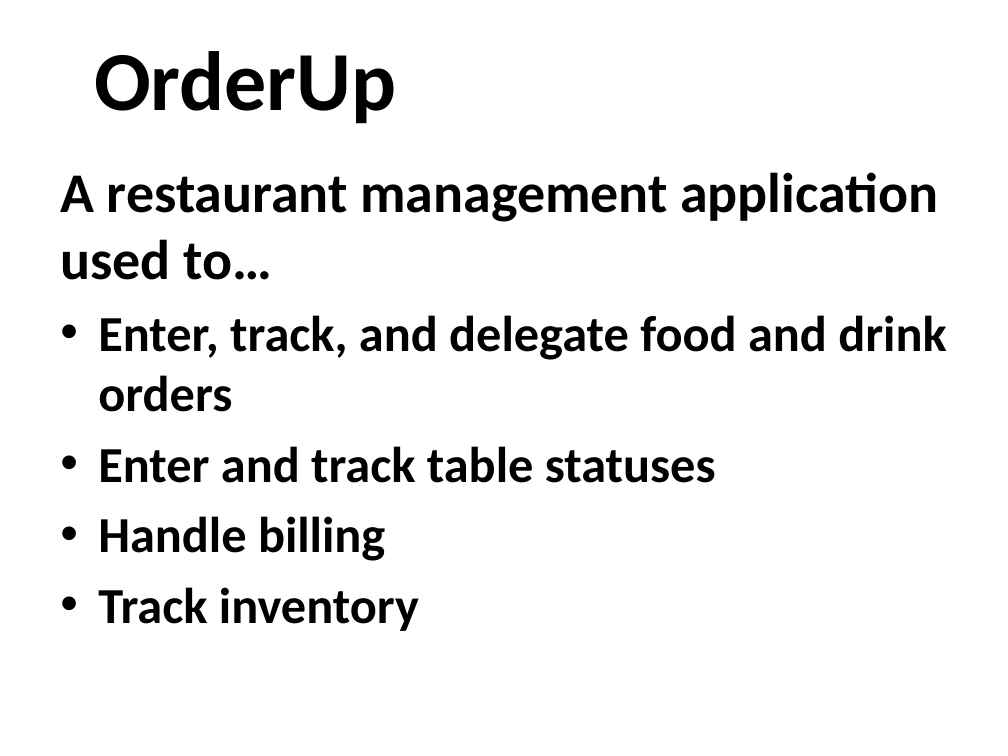
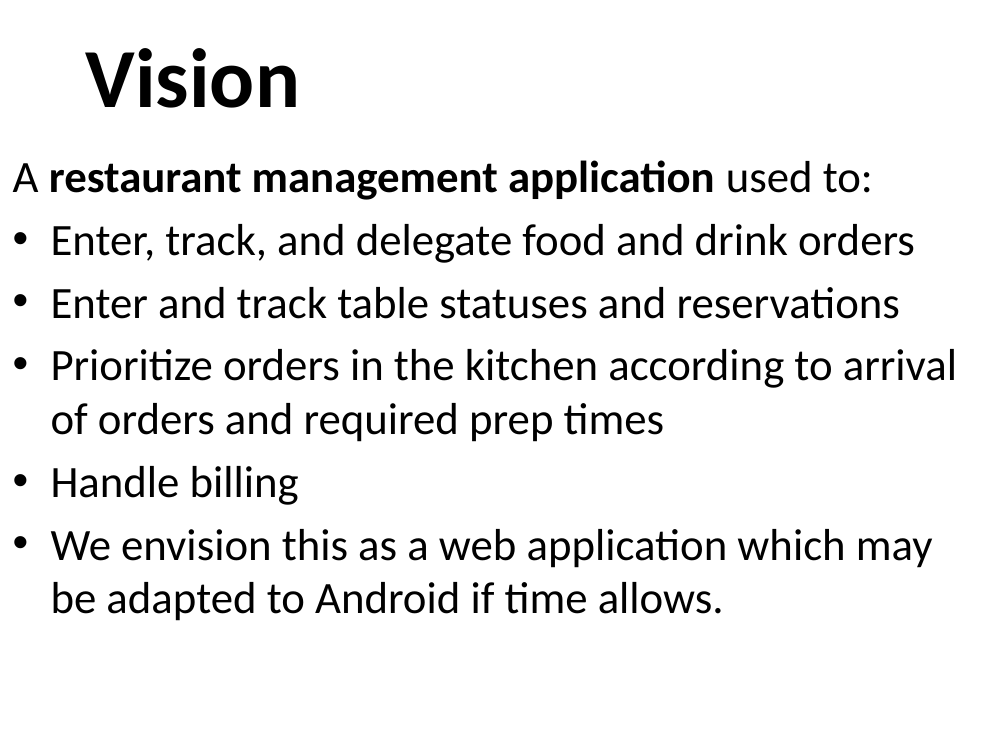
Before and after one commit to osmihi/Capstone, a slide deck: slide 3 of Project Documents/Group3_Presentation1_Capstone.pptx (slide 4 before the commit). Drawn at 1008x756 pixels with LibreOffice and Linux fonts; fonts in the diff are those of the drawing; background and template pictures are left out. Boxes give left, top, right and bottom in pixels: in the first picture for what was removed or moved away, otherwise in the second. Text is boxed around its words. In the diff, an @@ line names an element or a change of style, - is before the commit and + after.

```diff
--- a/Project Documents/Group3_Presentation1_Capstone.pptx
+++ b/Project Documents/Group3_Presentation1_Capstone.pptx
@@ title added at [86, 48, 300, 108], 60 pt, text #000000, bold @@
+Vision
@@ title removed at [94, 51, 397, 124] @@
-OrderUp
@@ text "A restaurant management application used ...": place and size @@
-text "A restaurant management application used ..." at [60, 172, 946, 631]
+text "A restaurant management application used ..." at [13, 160, 957, 621]
@@ text at [13, 160, 873, 200]: text changed; size 40 to 32 pt @@
-A restaurant management application used to…
+A restaurant management application used to:
@@ text at [51, 224, 915, 505]: size 36 to 32 pt, bold off in "Enter, track, and delegate food and drink ...", "Handle billing" @@
@@ text at [51, 287, 957, 442]: text changed; size 36 to 32 pt; bold off @@
-• Enter and track table statuses
+• Enter and track table statuses and reservations
+• Prioritize orders in the kitchen according to arrival of orders and required prep times
@@ text at [51, 529, 933, 621]: text changed; size 36 to 32 pt; bold off @@
-• Track inventory
+• We envision this as a web application which may be adapted to Android if time allows.
```
Also in this commit, not shown: 12 other slides changed, 4 slides added, 8 slides removed.
